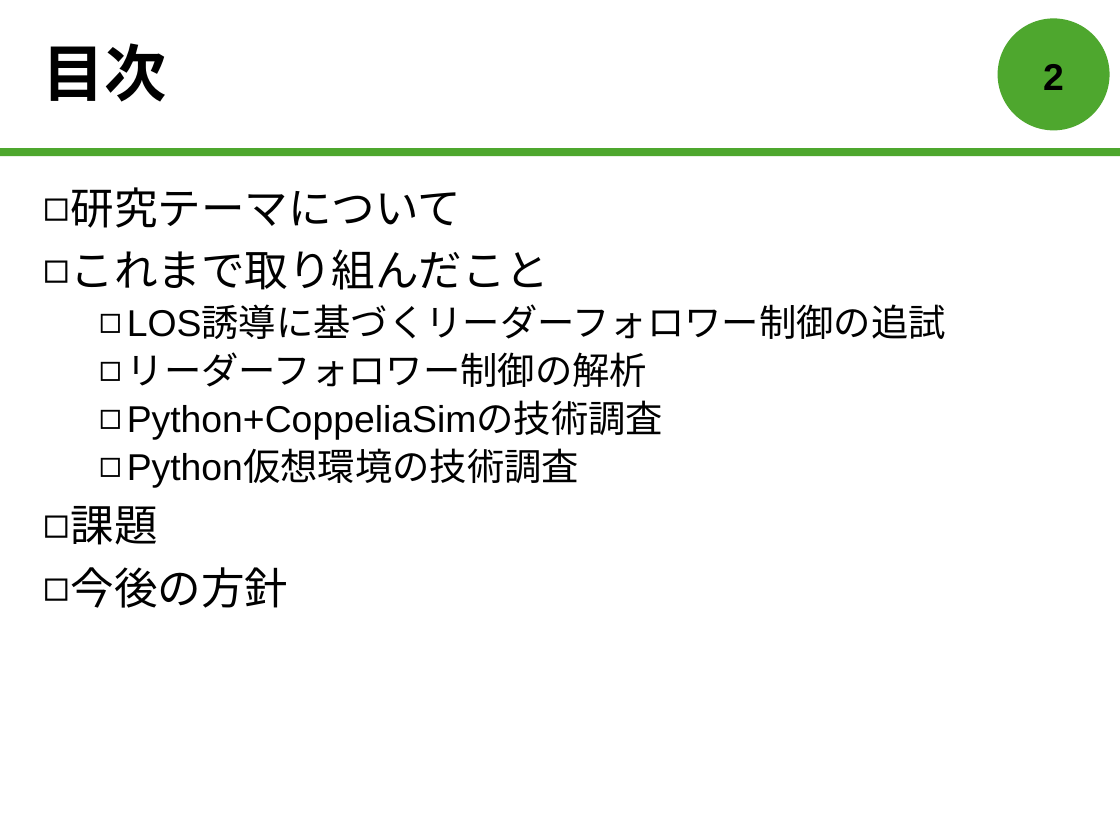
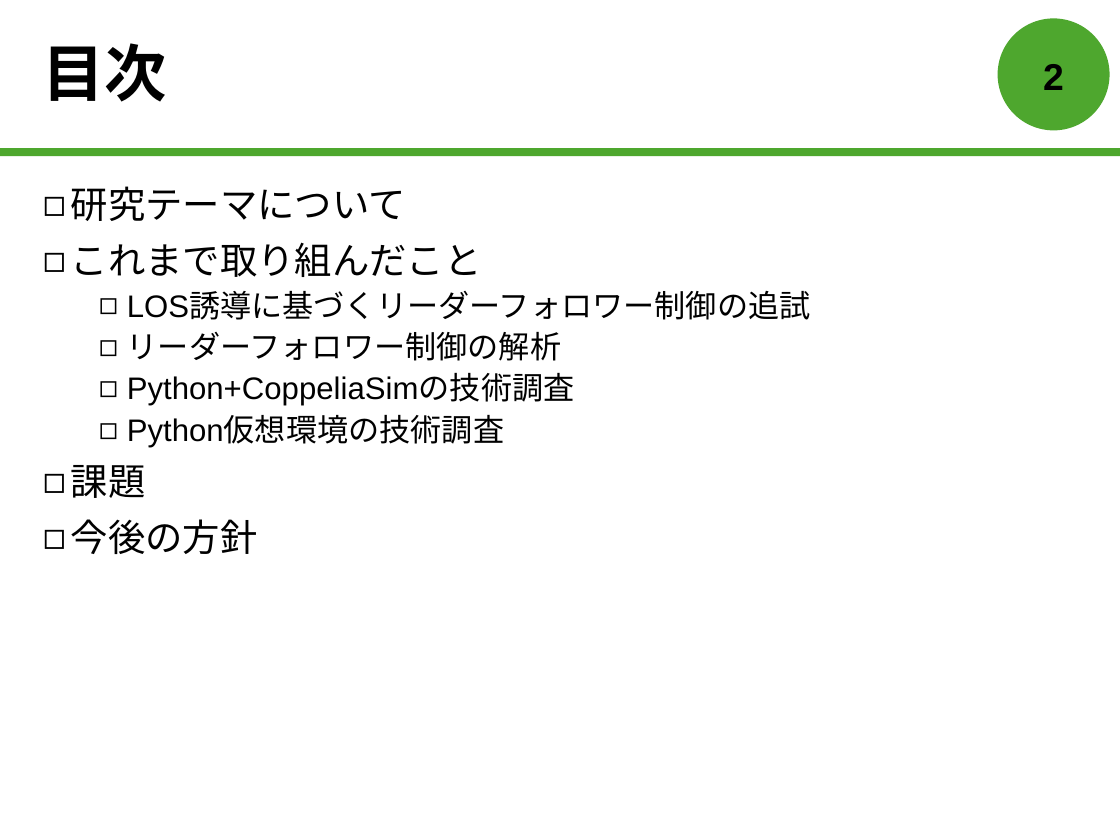
Before and after one commit to forest-book/MatlabLOSFormation, a slide deck: slide 3 of 森本皓斗.pptx. Drawn at 1120x840 pixels with LibreOffice and Linux fonts; fonts in the diff are those of the drawing. Boxes give left, top, right and bottom in pixels: in the first picture for what was removed or moved away, otherwise in the second. Text is boxed around its words. In the diff, an @@ line names an element or a change of style, - is before the commit and + after.

```diff
--- a/森本皓斗.pptx
+++ b/森本皓斗.pptx
@@ text "研究テーマについて" at [71,186,811,554]: size 28 to 24 pt in "研究テーマについて", "これまで取り組んだこと", "課題", "今後の方針"; size 24 to 20 pt in "LOS誘導に基づくリーダーフォロワー制御の追試", "リーダーフォロワー制御の解析", "Python+CoppeliaSimの技術調査", "Python仮想環境の技術調査" @@
```
Also in this commit, not shown: 2 other slides changed, 1 slide added, 1 slide removed.
